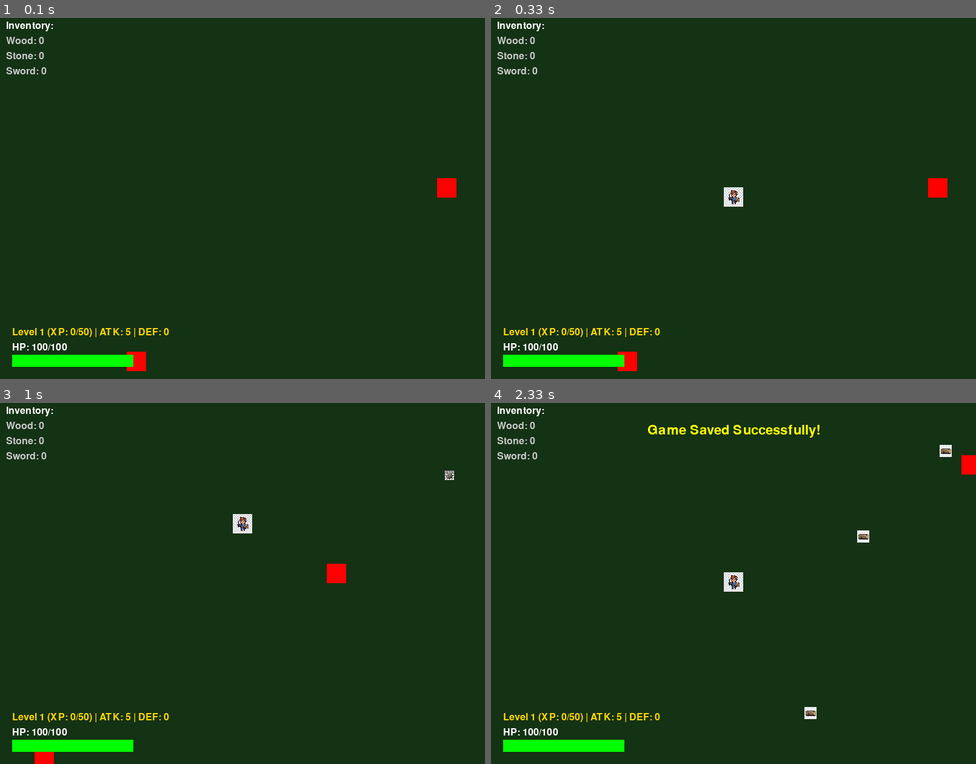
Above: before the commit, frames 1-4 (two rows, left to right).
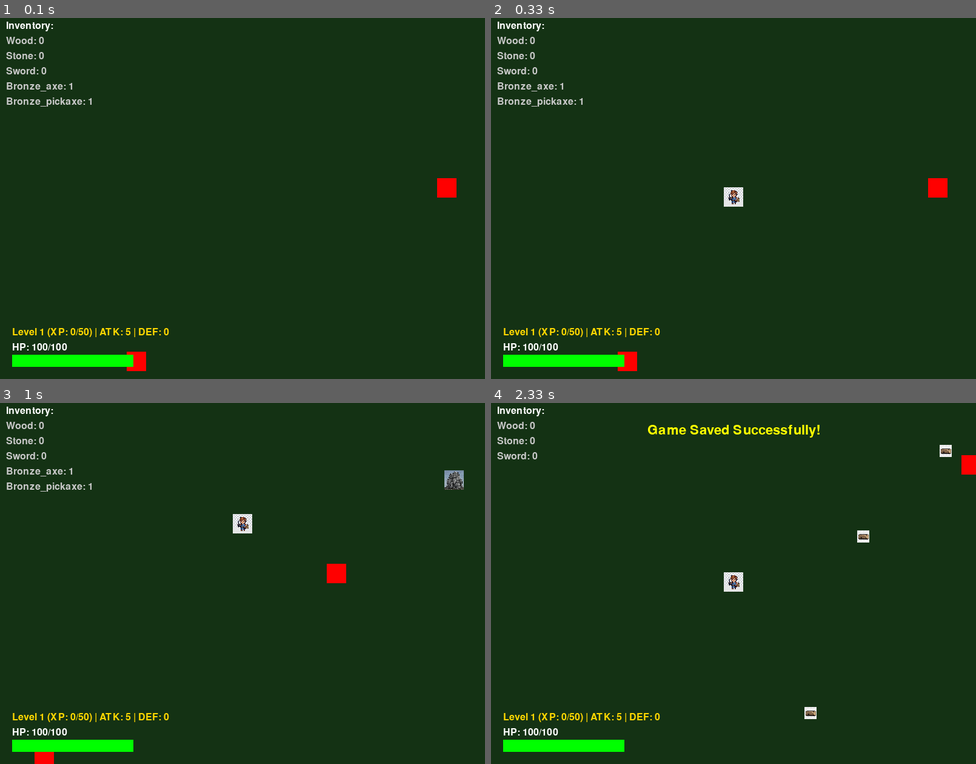
Above: after the commit, the same moments.

Repository: jacobziemba-dev/my-pygame-rpg
Game: pygame game, started from main.py
Two runs of this game, one before a commit and one after it. Both use one fixed random seed, a clock stepped at 60 frames per second and the inputs below.
Inputs:
- Up to frame 1 (0.1 s): no input
- Up to frame 2 (0.33 s): no input
- Up to frame 3 (1 s): hold W 0.33-0.8 s; hold Right 0.33-0.8 s; hold E from 0.83 s (still down); hold Right from 0.83 s (still down)
- Up to frame 4 (2.33 s): release E at 1.3 s; release Right at 1.3 s; tap F9 at 1.33 s; tap S at 1.67 s; tap F5 at 2 s

The runs differ from the first frame. In frame 1, 0.3% of the frame differs, in the area x 1-19%, y 17-25%; in frame 2, 0.3%; in frame 3, 0.5%, in the area x 1-96%, y 17-25%; in frame 4, nothing differs.

Commit message:
feat: implement persistent resource nodes, gathering mechanics, and save/load functionality

Diff:
--- a/src/__init__.py
+++ b/src/__init__.py
@@ -8,3 +8,5 @@
 from .enemy import Enemy
 from .camera import Camera
 from .save_manager import SaveManager
+from .resource_node import ResourceNode
+from .action_manager import ActionManager
--- /dev/null
+++ b/src/action_manager.py
@@ -0,0 +1,48 @@
+import random
+import pygame
+
+class ActionManager:
+    def __init__(self, ui_manager):
+        self.ui = ui_manager
+
+    def process_gathering_tick(self, player, node):
+        if not node.is_active:
+            player.current_action = None
+            player.action_target = None
+            self.ui.show_message(f"The {node.node_type} is depleted.")
+            return
+
+        tool_power = 0
+        has_tool = False
+
+        TOOL_DB = {
+            "bronze_axe": {"type": "axe", "power": 15},
+            "iron_axe": {"type": "axe", "power": 30},
+            "bronze_pickaxe": {"type": "pickaxe", "power": 15},
+            "iron_pickaxe": {"type": "pickaxe", "power": 30}
+        }
+
+        for item_name, count in player.inventory.items.items():
+            if count > 0 and item_name in TOOL_DB:
+                tool_data = TOOL_DB[item_name]
+                if tool_data["type"] == node.tool_required:
+                    has_tool = True
+                    if tool_data["power"] > tool_power:
+                        tool_power = tool_data["power"]
+
+        if not has_tool:
+            self.ui.show_message(f"Need a {node.tool_required} to harvest this.")
+            player.current_action = None
+            player.action_target = None
+            return
+
+        success_chance = ((tool_power + player.level) / node.difficulty) * 100
+        success_chance = max(5, min(95, success_chance))
+
+        roll = random.uniform(0, 100)
+
+        if roll <= success_chance:
+            node.take_hit()
+            player.inventory.add_item(node.yields, 1)
+            player.gain_xp(5)
+            self.ui.show_message(f"Gained 1 {node.yields}! (+5 XP)")
--- a/src/game_manager.py
+++ b/src/game_manager.py
@@ -2,10 +2,12 @@
 import random
 from src.player import Player
 from src.resource_item import ResourceItem
+from src.resource_node import ResourceNode
 from src.ui import UIManager
 from src.enemy import Enemy
 from src.camera import Camera
 from src.save_manager import SaveManager
+from src.action_manager import ActionManager
 
 class GameManager:
     def __init__(self):
@@ -26,6 +28,8 @@
 
         self.camera = Camera(800, 600, 2400, 2400)
         self.ui = UIManager(self.player)
+        self.action_manager = ActionManager(self.ui)
+        self.last_tick = pygame.time.get_ticks()
 
         self.running = True
 
@@ -33,12 +37,12 @@
         for _ in range(15):
             rx = random.randint(50, 2350)
             ry = random.randint(50, 2350)
-            self.resources.append(ResourceItem(rx, ry, "wood"))
+            self.resources.append(ResourceNode(rx, ry, "tree", 20, "axe", "wood", hp=5, respawn_time=15000))
 
         for _ in range(10):
             rx = random.randint(50, 2350)
             ry = random.randint(50, 2350)
-            self.resources.append(ResourceItem(rx, ry, "stone"))
+            self.resources.append(ResourceNode(rx, ry, "rock", 35, "pickaxe", "stone", hp=3, respawn_time=20000))
 
         for _ in range(5):
             rx = random.randint(50, 2350)
@@ -66,17 +70,19 @@
                 self.running = False
             elif event.type == pygame.KEYDOWN:
                 if event.key == pygame.K_e:
-                    # Collect resource
+                    # Collect resource or start action
                     for item in self.resources[:]:
                         if self.player.rect.colliderect(item.rect):
-                            self.resources.remove(item)
-                            if item.resource_type == "chest":
+                            if isinstance(item, ResourceItem) and item.resource_type == "chest":
+                                self.resources.remove(item)
                                 self.player.inventory.add_item("wood", 10)
                                 self.player.inventory.add_item("stone", 10)
                                 self.ui.show_message("Opened Chest! Huge Loot gained.")
-                            else:
-                                self.player.inventory.add_item(item.resource_type, 1)
-                                self.ui.show_message(f"Collected {item.resource_type}!")
+                            elif isinstance(item, ResourceNode) and item.is_active:
+                                self.player.current_action = "gathering"
+                                self.player.action_target = item
+                                self.ui.show_message(f"Started gathering {item.node_type}...")
+                            break
                 elif event.key == pygame.K_F5:
                     SaveManager.save_game(self.player, self.resources, self.enemies)
                     self.ui.show_message("Game Saved Successfully!")
@@ -117,6 +123,18 @@
         if self.player.hp > 0:
             self.player.update()
 
+            # Action Manager Ticks (once per 1000ms)
+            current_time = pygame.time.get_ticks()
+            if current_time - self.last_tick >= 1000:
+                self.last_tick = current_time
+                if self.player.current_action == "gathering" and self.player.action_target:
+                    self.action_manager.process_gathering_tick(self.player, self.player.action_target)
+
+            # Nodes updates (respawn ticks)
+            for item in self.resources:
+                if isinstance(item, ResourceNode):
+                    item.update()
+
             for enemy in self.enemies:
                 enemy.update(self.player)
                 if enemy.rect.colliderect(self.player.rect):
--- a/src/player.py
+++ b/src/player.py
@@ -19,6 +19,14 @@
         self.base_defense = 0
         self.equipped_items = []
 
+        self.current_action = None
+        self.action_target = None
+        self.action_timer = 0
+
+        # Grant starting tools
+        self.inventory.add_item("bronze_axe", 1)
+        self.inventory.add_item("bronze_pickaxe", 1)
+
         self.image = None
         sprite_path = os.path.join("assets", "sprites", "player.png")
         if os.path.exists(sprite_path):
@@ -30,14 +38,23 @@
 
     def update(self):
         keys = pygame.key.get_pressed()
+        moved = False
         if keys[pygame.K_w] or keys[pygame.K_UP]:
             self.rect.y -= self.speed
+            moved = True
         if keys[pygame.K_s] or keys[pygame.K_DOWN]:
             self.rect.y += self.speed
+            moved = True
         if keys[pygame.K_a] or keys[pygame.K_LEFT]:
             self.rect.x -= self.speed
+            moved = True
         if keys[pygame.K_d] or keys[pygame.K_RIGHT]:
             self.rect.x += self.speed
+            moved = True
+
+        if moved and self.current_action is not None:
+            self.current_action = None
+            self.action_target = None
 
         self.rect.clamp_ip(pygame.Rect(0, 0, 2400, 2400))
 
--- /dev/null
+++ b/src/resource_node.py
@@ -0,0 +1,53 @@
+import pygame
+import os
+
+class ResourceNode:
+    def __init__(self, x, y, node_type, difficulty, tool_required, yields, hp, respawn_time):
+        self.rect = pygame.Rect(x, y, 32, 32)
+        self.node_type = node_type
+        self.difficulty = difficulty
+        self.tool_required = tool_required
+        self.yields = yields
+        self.max_hp = hp
+        self.hp = hp
+        self.respawn_time = respawn_time
+        self.dead_timer = 0
+        self.is_active = True
+
+        self.image = None
+        sprite_path = os.path.join("assets", "sprites", f"{self.node_type}.png")
+        if os.path.exists(sprite_path):
+            try:
+                self.image = pygame.image.load(sprite_path).convert_alpha()
+                self.image = pygame.transform.scale(self.image, (32, 32))
+            except pygame.error:
+                pass
+
+        self.active_color = (0, 200, 0) if node_type == "tree" else (150, 150, 150)
+        self.dead_color = (100, 100, 100)
+
+    def update(self):
+        if not self.is_active:
+            current_time = pygame.time.get_ticks()
+            if current_time - self.dead_timer >= self.respawn_time:
+                self.respawn()
+
+    def take_hit(self):
+        self.hp -= 1
+        if self.hp <= 0:
+            self.is_active = False
+            self.dead_timer = pygame.time.get_ticks()
+
+    def respawn(self):
+        self.is_active = True
+        self.hp = self.max_hp
+
+    def draw(self, surface, camera=None):
+        draw_rect = camera.apply(self.rect) if camera else self.rect
+        if self.is_active:
+            if self.image:
+                surface.blit(self.image, draw_rect)
+            else:
+                pygame.draw.rect(surface, self.active_color, draw_rect)
+        else:
+            pygame.draw.rect(surface, self.dead_color, draw_rect)
--- a/src/save_manager.py
+++ b/src/save_manager.py
@@ -1,6 +1,7 @@
 import json
 import os
 from src.resource_item import ResourceItem
+from src.resource_node import ResourceNode
 from src.enemy import Enemy
 
 SAVE_FILE = "save.json"
@@ -21,7 +22,14 @@
                 "equipped_items": getattr(player, 'equipped_items', []),
                 "inventory": player.inventory.items
             },
-            "resources": [{"x": r.rect.x, "y": r.rect.y, "type": r.resource_type} for r in resources],
+            "resources": [
+                {
+                    "class": "ResourceNode", "x": r.rect.x, "y": r.rect.y, "type": r.node_type,
+                    "difficulty": r.difficulty, "tool_required": r.tool_required, "yields": r.yields, "max_hp": r.max_hp, "hp": r.hp, "respawn_time": r.respawn_time
+                } if isinstance(r, ResourceNode)
+                else { "class": "ResourceItem", "x": r.rect.x, "y": r.rect.y, "type": r.resource_type }
+                for r in resources
+            ],
             "enemies": [{"x": e.rect.x, "y": e.rect.y, "hp": e.hp} for e in enemies]
         }
 
@@ -52,7 +60,16 @@
         # load resources
         resources.clear()
         for r_data in data["resources"]:
-            resources.append(ResourceItem(r_data["x"], r_data["y"], r_data["type"]))
+            if r_data.get("class") == "ResourceNode":
+                node = ResourceNode(
+                    r_data["x"], r_data["y"], r_data["type"],
+                    r_data["difficulty"], r_data["tool_required"], r_data["yields"],
+                    r_data["max_hp"], r_data["respawn_time"]
+                )
+                node.hp = r_data.get("hp", node.max_hp)
+                resources.append(node)
+            else:
+                resources.append(ResourceItem(r_data["x"], r_data["y"], r_data["type"]))
 
         # load enemies
         enemies.clear()
Binary file added: assets/sprites/rock.png
Binary file added: assets/sprites/tree.png
Not shown, changed: TODO.md
